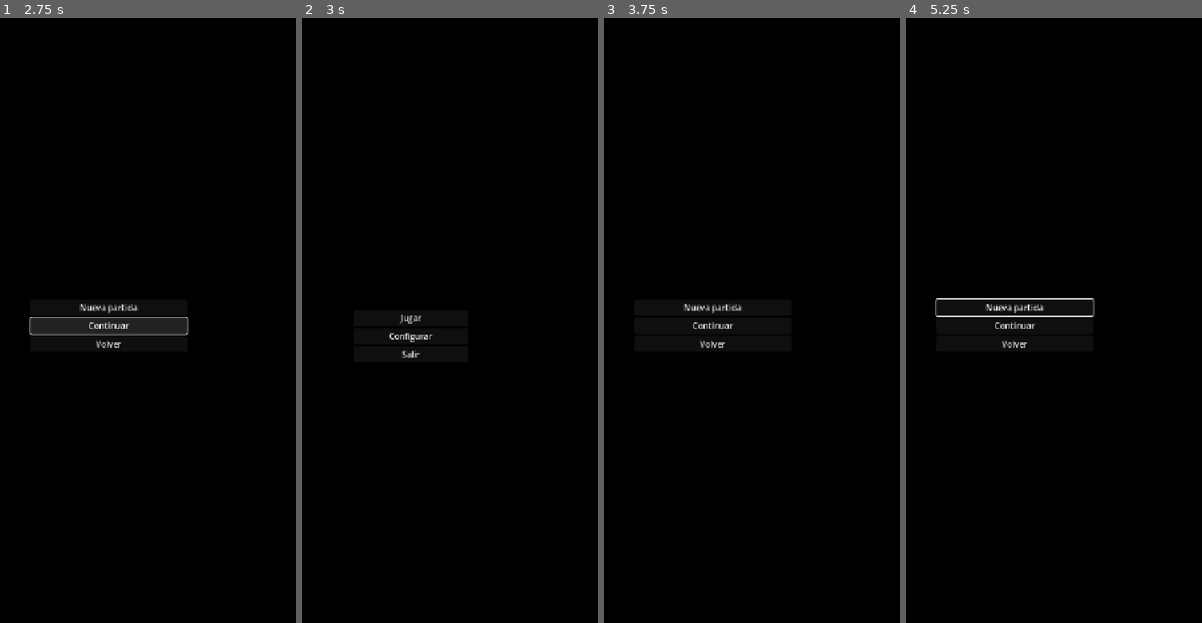
Above: before the commit, frames 1-4 (left to right).
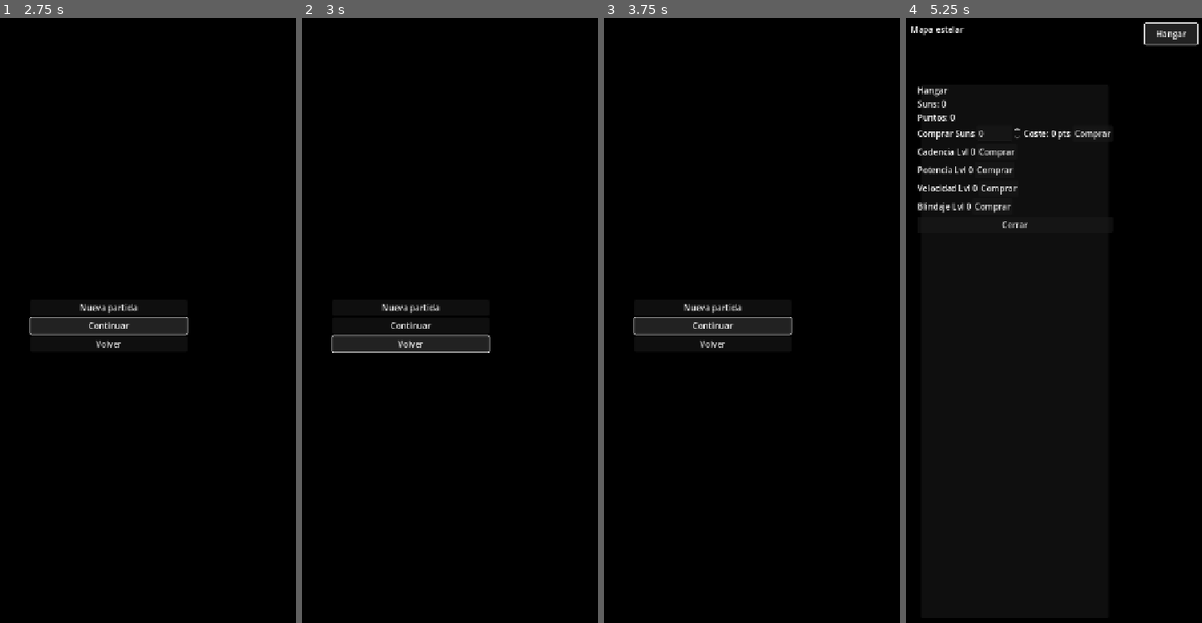
Above: after the commit, the same moments.

Repository: JHevia70/StarShot
Game: Godot game, scene res://scenes/MainMenu.tscn
Same seed, same stepped clock (60 frames per second), same inputs: the game is played once before the commit and once after it.
Inputs (mouse positions are in pixels of both pictures, inside the frame that each line leads up to):
- Up to frame 1 (2.75 s): click "Configurar" at 0.5 s; click "Jugar" at 1.25 s; click "Continuar" at 2 s
- Up to frame 2 (3 s): click "Volver" at 2.75 s
- Up to frame 3 (3.75 s): click (713, 320) at 3.5 s, where only the run before the commit has a clickable "Jugar"
- Up to frame 4 (5.25 s): click "Nueva partida" at 4.25 s; click (1169, 36) at 5 s, where only the run after the commit has a clickable "Hangar"

Frame 1 is identical in both runs. In frame 2, 1.4% of the frame differs, in the area x 9-64%, y 47-57%; in frame 3, 0.3%; in frame 4, 3.4%, in the area x 1-99%, y 0-55%.
Error after the commit: Parse Error: Expected end of statement after expression, found "else" instead. (res://ui/Shop.gd:59)

Commit message:
[auto] update 2025-08-16_03-04-17

Diff:
--- a/scenes/PlayMenu.gd
+++ b/scenes/PlayMenu.gd
@@ -1,15 +1,14 @@
 extends Control
 
+# Normaliza: minúsculas, sin acentos comunes (áéíóúüñ)
+func _norm(s: String) -> String:
+	var t: String = s.to_lower()
+	t = t.replace("á","a").replace("é","e").replace("í","i").replace("ó","o").replace("ú","u").replace("ü","u").replace("ñ","n")
+	return t.strip_edges()
+
 func _ready() -> void:
-	# Conectar botones por nombre o texto
-	var bnew: Button = _find_button(["New", "NuevaPartida", "Nueva", "Start", "Jugar", "BTN_New"]) as Button
-	var bcon: Button = _find_button(["Continue", "Continuar", "Load", "BTN_Continue"]) as Button
-	var bback: Button = _find_button(["Back", "Volver", "Atras", "Atrás", "BTN_Back"]) as Button
-	if bnew: bnew.pressed.connect(_on_new)
-	if bcon: bcon.pressed.connect(_on_continue)
-	if bback: bback.pressed.connect(_on_back)
-
-	# Popup de resultado si existe mensaje
+	_autowire_buttons()
+	# Popup con el resultado si existe
 	if GameState and GameState.has_method("consume_result_message"):
 		var _msg: String = GameState.consume_result_message()
 		if _msg != "":
@@ -18,24 +17,31 @@
 			add_child(d)
 			d.popup_centered()
 
-func _find_button(names: Array[String]) -> Button:
-	# 1) Buscar por nombre
-	for nm: String in names:
-		var n: Node = find_child(nm, true, false)
-		if n and n is Button:
-			return n as Button
-	# 2) Buscar por texto del botón
+func _autowire_buttons() -> void:
+	# Busca TODOS los botones en profundidad y conecta segun su texto
+	var seen: Dictionary = {}
 	var stack: Array[Node] = [self]
 	while stack.size() > 0:
-		var node: Node = stack.pop_back() as Node
+		var node: Node = stack.pop_back()
 		for c: Node in node.get_children():
 			stack.push_back(c)
 			if c is Button:
-				var bt: Button = c as Button
-				for nm: String in names:
-					if bt.text.to_lower() == String(nm).to_lower():
-						return bt
-	return null
+				var b: Button = c as Button
+				if seen.has(b): continue
+				seen[b] = true
+				var label: String = _norm(b.text)
+				if label == "":
+					label = _norm(b.name)
+
+				if label.find("jugar") != -1 or label.find("nueva") != -1 or label == "new" or label.find("start") != -1:
+					b.pressed.connect(_on_new)
+				elif label.find("continuar") != -1 or label.find("continue") != -1 or label.find("load") != -1:
+					b.pressed.connect(_on_continue)
+				elif label.find("configurar") != -1 or label.find("ajustes") != -1 or label.find("opciones") != -1 or label.find("settings") != -1 or label.find("options") != -1:
+					b.pressed.connect(_on_settings)
+				elif label.find("salir") != -1 or label.find("exit") != -1 or label.find("quit") != -1:
+					b.pressed.connect(_on_quit)
+				# Si no coincide nada, lo dejamos sin conectar
 
 func _on_new() -> void:
 	if GameState and GameState.has_method("new_game"):
@@ -58,9 +64,16 @@
 	else:
 		push_warning("No hay partida guardada")
 
-func _on_back() -> void:
-	var main_menu: String = "res://scenes/MainMenu.tscn"
-	if ResourceLoader.exists(main_menu):
-		get_tree().change_scene_to_file(main_menu)
+func _on_settings() -> void:
+	# Si tienes un Settings.tscn, cámbialo aquí
+	var settings_scene: String = "res://scenes/Settings.tscn"
+	if ResourceLoader.exists(settings_scene):
+		get_tree().change_scene_to_file(settings_scene)
 	else:
-		push_warning("No se encontró %s" % main_menu)
+		var d: AcceptDialog = AcceptDialog.new()
+		d.dialog_text = "Configuración aún no disponible."
+		add_child(d)
+		d.popup_centered()
+
+func _on_quit() -> void:
+	get_tree().quit()
Not shown, changed: push.cmd
